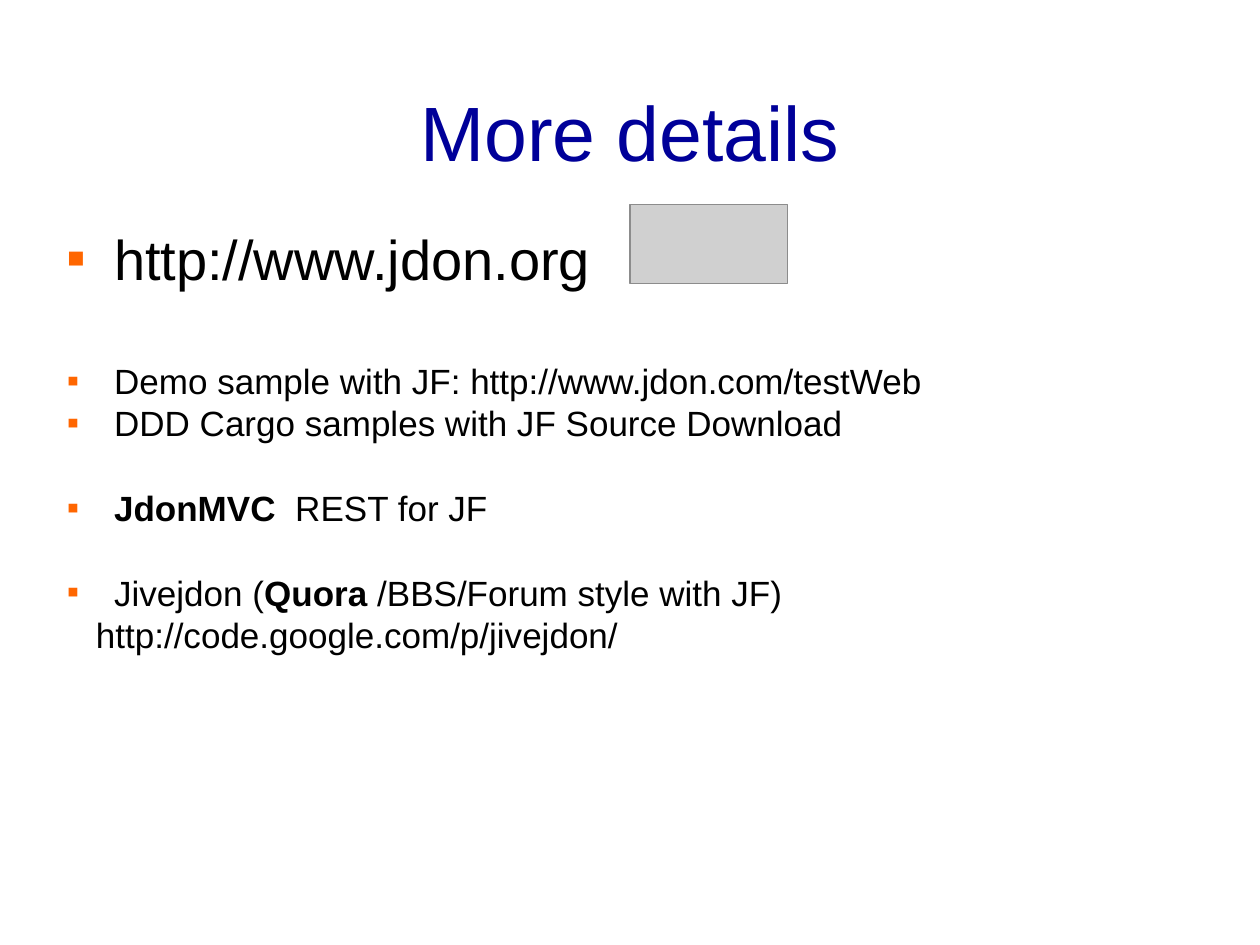
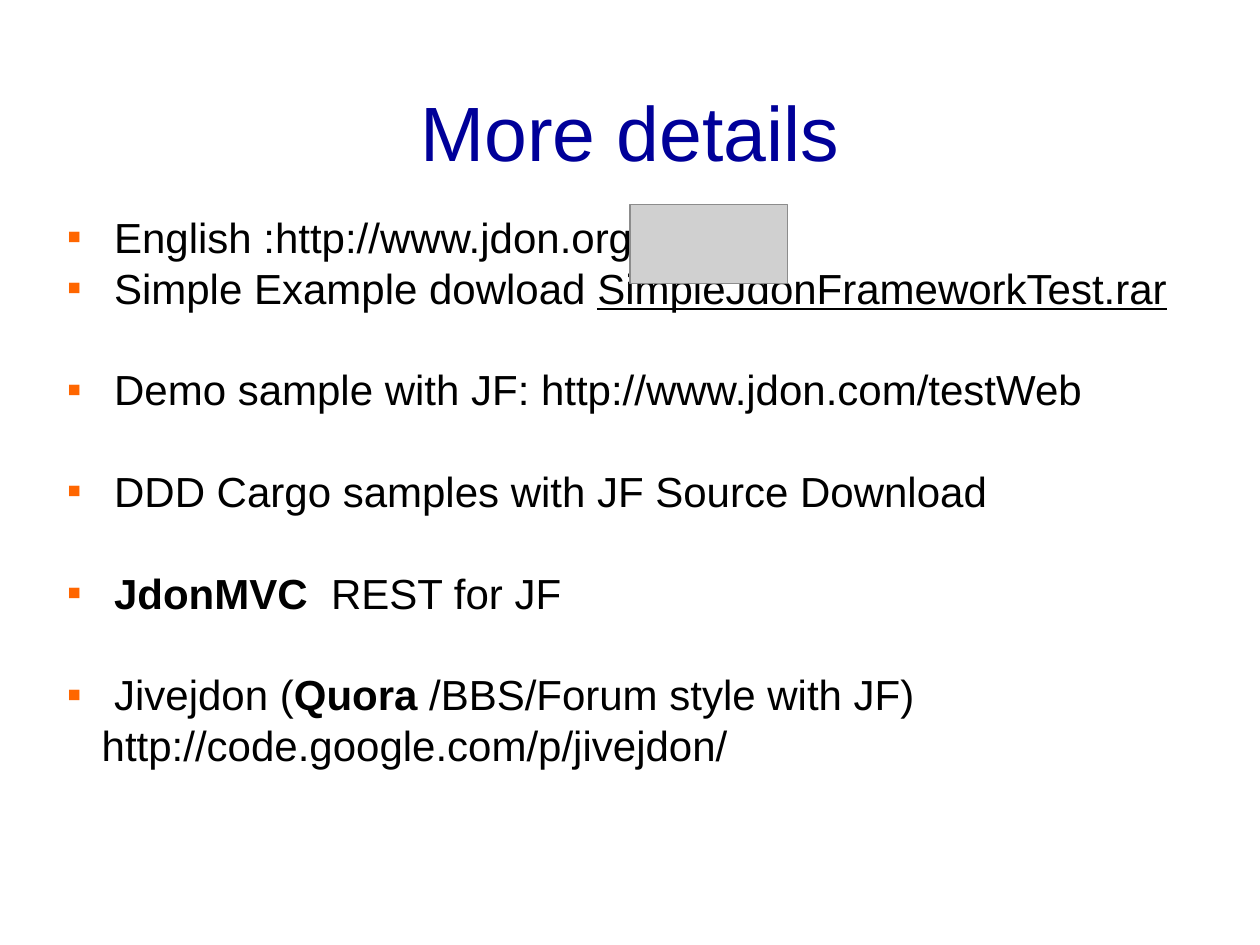
Before and after one commit to banq/jdonframework, a slide deck: slide 57 of doc/english/JdonFramework.ppt (slide 52 before the commit). Drawn at 1260x945 pixels with LibreOffice and Linux fonts; fonts in the diff are those of the drawing; grey boxes stand for pictures; background and template pictures are left out. Boxes give left, top, right and bottom in pixels: in the first picture for what was removed or moved away, otherwise in the second. Text is boxed around its words. In the diff, an @@ line names an element or a change of style, - is before the commit and + after.

```diff
--- a/doc/english/JdonFramework.ppt
+++ b/doc/english/JdonFramework.ppt
@@ text at (114, 219, 1166, 312): text changed; size 32 to 24 pt @@
-▪ http://www.jdon.org
+▪ English :http://www.jdon.org
+▪ Simple Example dowload SimpleJdonFrameworkTest.rar
@@ text at (102, 374, 1082, 770): size 20 to 24 pt in "Demo sample with JF: http://www.jdon.com/testWeb", "DDD Cargo samples with JF Source Download", "JdonMVC REST for JF", "Jivejdon (Quora /BBS/Forum style with JF)" and 1 more places; more space between paragraphs @@
```
Also in this commit, not shown: 9 other slides changed, 6 slides added, 1 slide removed, 13 other files.
